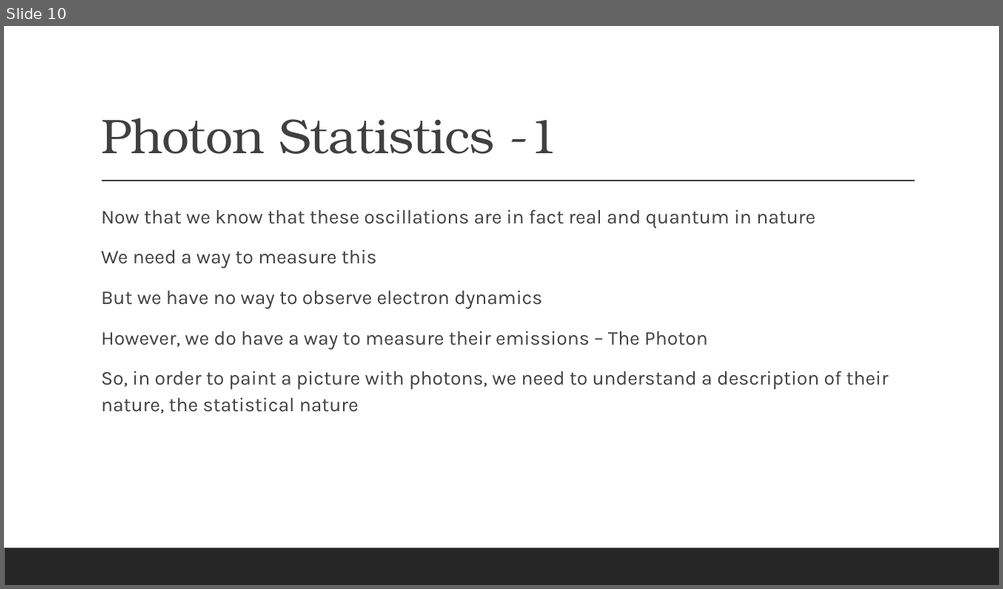
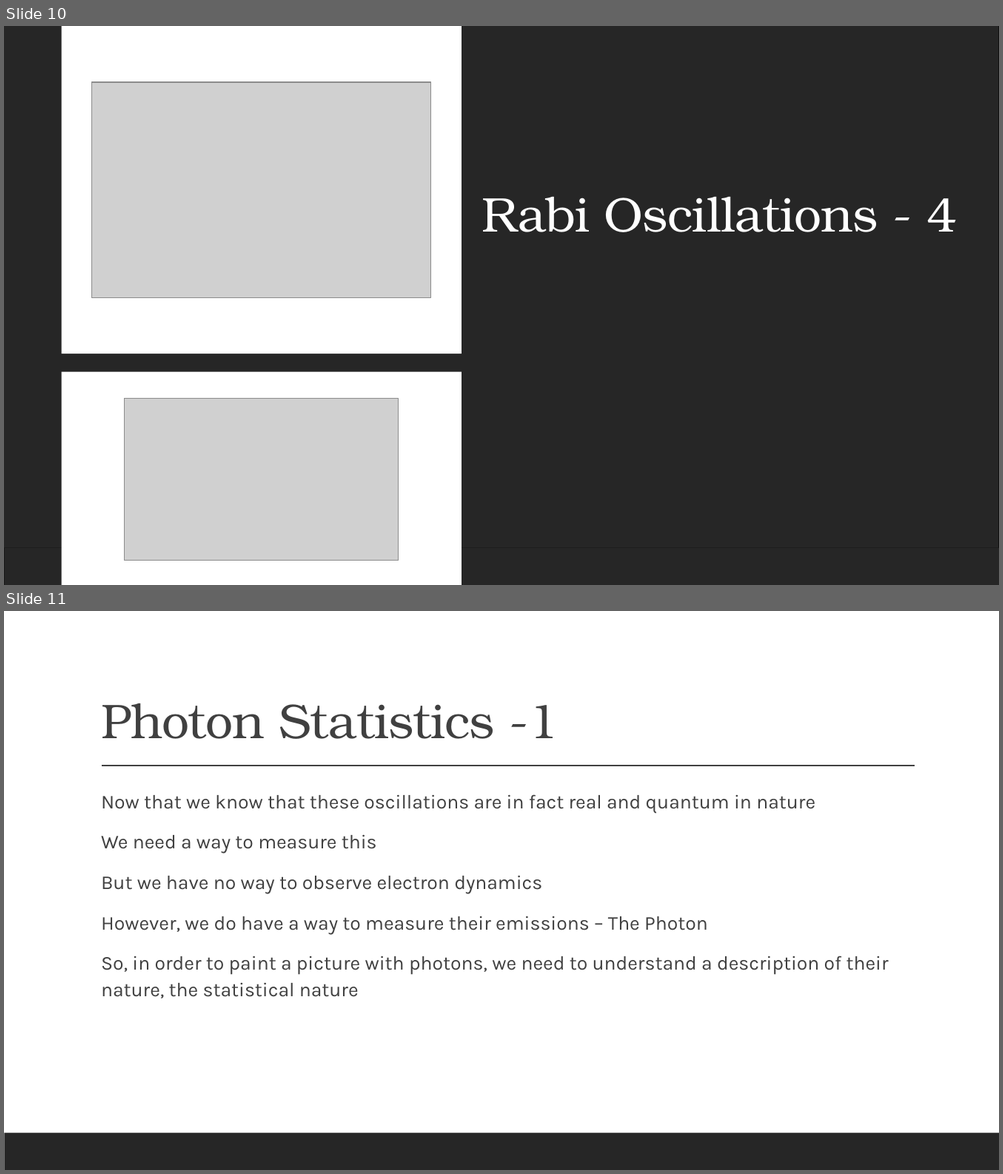
Before and after one commit to Suthendran/PHYS-437-B-Thesis, a slide deck: Electron Musical Chairs.pptx. Shown one above the other, each under a label of ours: slide 10 before the commit, slides 10 and 11 after it. The pictures are 1003x589 and 1003x1174 pixels, drawn with LibreOffice and Linux fonts; fonts in the diff are those of the drawing; grey boxes stand for pictures. Boxes give left, top, right and bottom in pixels: in the first picture for what was removed or moved away, otherwise in the second. Text is boxed around its words. In the diff, an @@ line names an element or a change of style, - is before the commit and + after.

Commit message:
Design and Script
Finished designing and scripting upto slide 10. Make my own Rabi oscillation gif.

```diff
--- a/Electron Musical Chairs.pptx
+++ b/Electron Musical Chairs.pptx
@@ slide 10 added at (x1=4, y1=26, x2=999, y2=585), background #000000; not listed: 1 template element that a slide beside it also shows @@
@@ rectangle added at (x1=4, y1=26, x2=999, y2=548), fill #262626 @@
@@ rectangle added at (x1=62, y1=26, x2=461, y2=355), fill #FFFFFF @@
@@ picture added at (x1=92, y1=82, x2=432, y2=298) @@
@@ title added at (x1=482, y1=197, x2=957, y2=232), 47 pt, text #FFFFFF @@
+Rabi Oscillations - 4
@@ rectangle added at (x1=62, y1=372, x2=461, y2=585), fill #FFFFFF @@
@@ picture added at (x1=125, y1=399, x2=398, y2=561) @@
@@ what was slide 10 is now slide 11 @@
```
Also in this commit, not shown: 8 slides changed, 1 other slide added, 1 slide removed, 1 other file.
